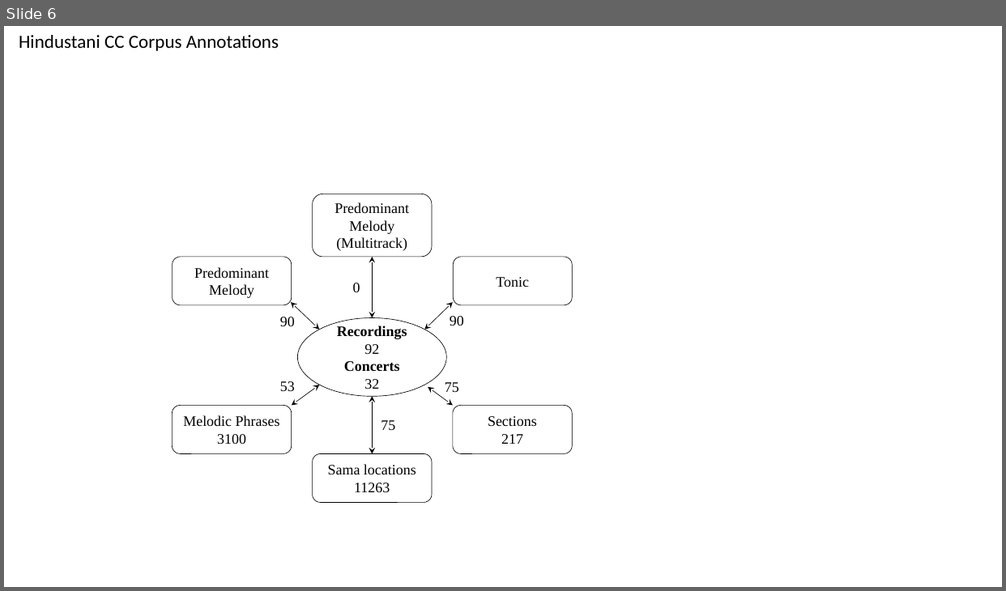
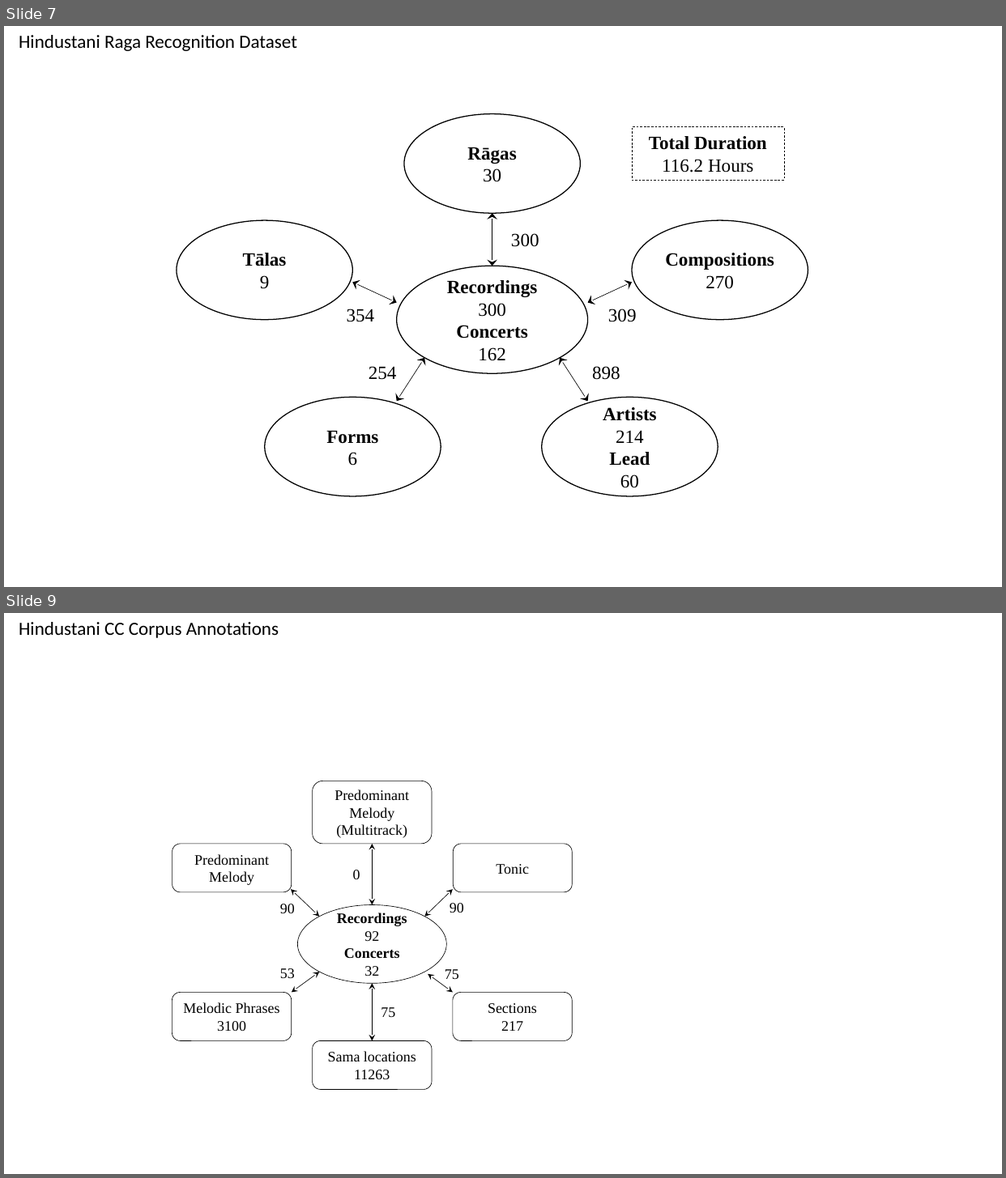
Before and after one commit to sankalpg/PhDThesis, a slide deck: ch04_datasets/figures/CorpusDataset_Stats.pptx. Shown one above the other, each under a label of ours: slide 6 before the commit, slides 7 and 9 after it; the slides between them are not shown. The pictures are 1006x591 and 1006x1178 pixels, drawn with LibreOffice and Linux fonts; fonts in the diff are those of the drawing. Boxes give left, top, right and bottom in pixels: in the first picture for what was removed or moved away, otherwise in the second. Text is boxed around its words. In the diff, an @@ line names an element or a change of style, - is before the commit and + after.

```diff
--- a/ch04_datasets/figures/CorpusDataset_Stats.pptx
+++ b/ch04_datasets/figures/CorpusDataset_Stats.pptx
@@ slide 7 added at box(4, 26, 1002, 587), background #FFFFFF @@
@@ text added at box(19, 35, 297, 51), 18 pt, text #000000 @@
+Hindustani Raga Recognition Dataset
@@ ellipse added at box(404, 114, 581, 214), outline #000000 1 pt, 18 pt, text #000000, bold @@
+Rāgas
+30
@@ rectangle added at box(632, 127, 784, 180), outline #000000 0.5 pt dashed, 18 pt, text #000000, bold @@
+Total Duration
+116.2 Hours
@@ double arrow added from (492, 213) to (492, 267), #000000 0.5 pt @@
@@ ellipse added at box(177, 220, 352, 320), outline #000000 1 pt, 18 pt, text #000000, bold @@
+Tālas
+9
@@ text added at box(511, 233, 539, 247), 18 pt, text #000000 @@
+300
@@ ellipse added at box(632, 220, 808, 320), outline #000000 1 pt, 18 pt, text #000000, bold @@
+Compositions
+270
@@ ellipse added at box(397, 267, 588, 374), outline #000000 1 pt, 18 pt, text #000000, bold @@
+Recordings
+300
+Concerts
+162
@@ double arrow added from (353, 282) to (397, 303), #000000 0.5 pt @@
@@ double arrow added from (632, 282) to (588, 303), #000000 0.5 pt @@
@@ text added at box(347, 309, 375, 322), 18 pt, text #000000 @@
+354
@@ text added at box(608, 309, 637, 322), 18 pt, text #000000 @@
+309
@@ double arrow added from (424, 357) to (397, 401), #000000 0.5 pt @@
@@ double arrow added from (560, 357) to (588, 401), #000000 0.5 pt @@
@@ text added at box(368, 366, 397, 380), 18 pt, text #000000 @@
+254
@@ text added at box(592, 366, 620, 380), 18 pt, text #000000 @@
+898
@@ ellipse added at box(265, 397, 441, 497), outline #000000 1 pt, 18 pt, text #000000, bold @@
+Forms
+6
@@ ellipse added at box(542, 397, 718, 497), outline #000000 1 pt, 18 pt, text #000000, bold @@
+Artists
+214
+Lead
+60
@@ what was slide 6 is now slide 9 @@
```
Also in this commit, not shown: 4 slides changed, 6 other slides added, 1 slide removed, 7 other files.
